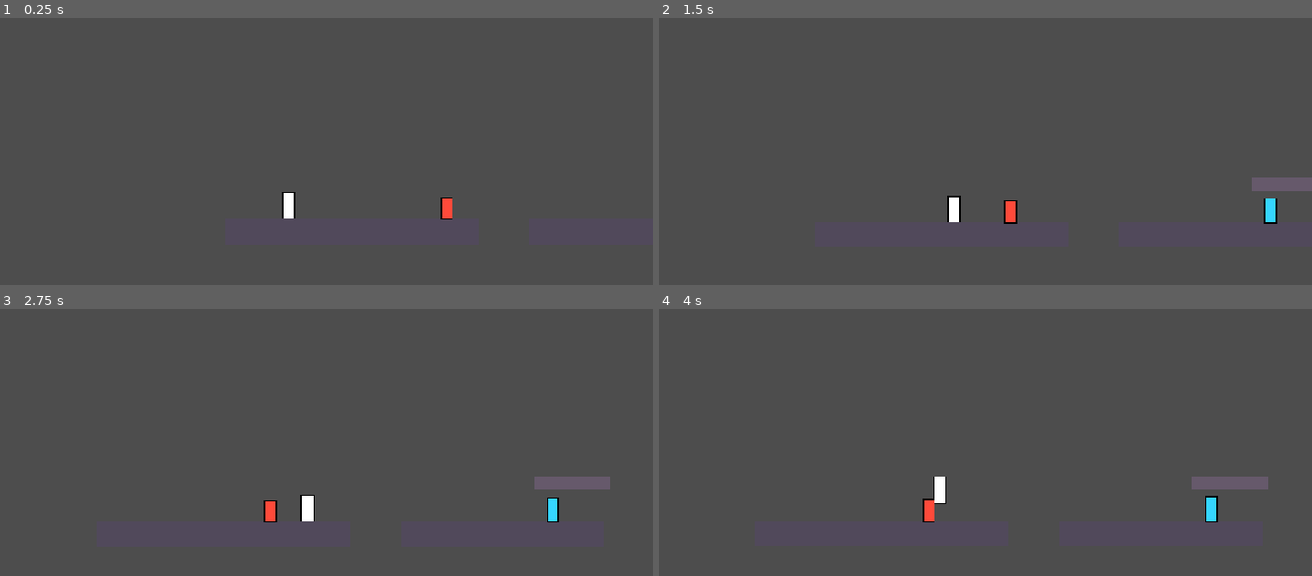
Above: before the commit, frames 1-4 (two rows, left to right).
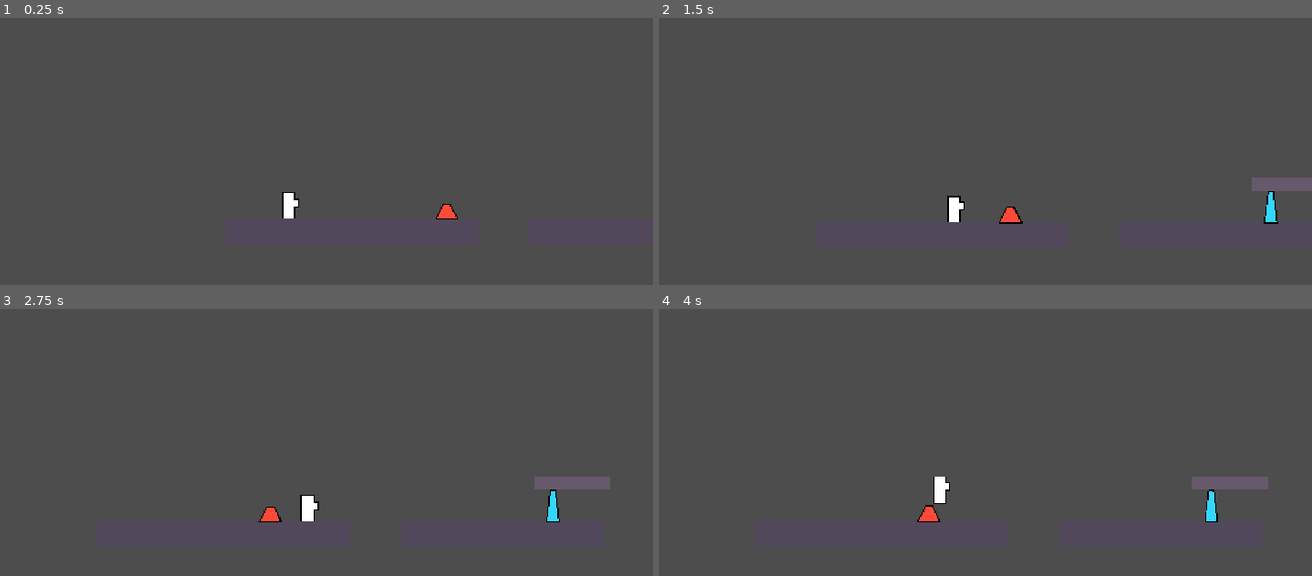
Above: after the commit, the same moments.

Repository: Babacooll/the-lost-choir
Game: Godot game, scene res://scenes/test_room.tscn
Two runs of this game, one before a commit and one after it. Both use one fixed random seed, a clock stepped at 60 frames per second and the inputs below. This scene is started directly instead of the project's main scene. Sound files missing from this copy of the repository are replaced by a short silence.
Inputs (mouse positions are in pixels of both pictures, inside the frame that each line leads up to):
- Up to frame 1 (0.25 s): no input
- Up to frame 2 (1.5 s): tap Enter at 0.5 s; move the mouse to (1109, 196) at 0.52 s; hold D (move_right) 0.53-1.25 s; hold Space (jump) 0.53-1.25 s; click (1109, 196) at 0.67 s; drag from (802, 239) to (outside the picture) at 1.27 s
- Up to frame 3 (2.75 s): move the mouse to (359, 418) at 2.02 s; hold D (move_right) from 2.03 s (still down); hold Space (jump) from 2.03 s (still down); tap J (strike) at 2.1 s
- Up to frame 4 (4 s): release D (move_right) at 2.75 s; release Space (jump) at 2.75 s; drag from (outside the picture) to (730, 447) at 2.77 s; move the mouse to (1168, 570) at 3.52 s; hold A (move_left) from 3.53 s (still down); hold Shift from 3.53 s (still down); tap Space (jump) at 3.77, 3.8 s

The runs differ from the first frame. In frame 1, 0.1% of the frame differs, in the area x 44-71%, y 67-76%; in frame 2, 0.2%, in the area x 45-95%, y 64-78%; in frame 3, 0.2%; in frame 4, 0.2%.

Commit message:
MICH-613: implement the silhouette contract (criteria 6-8)
Swaps the six visual polygons (player, both husks, verse-bearer,
bell-frame, membrane) for docs/art/placeholder-legibility.md section 4b's
vertex lists -- crude angular primitives satisfying S0-S4, verified
against S5's contact sheet. No CollisionShape2D touched; every polygon
here is visual-only per the frozen-collision constraint.

Replaces PlaceholderLegibility._expand()'s per-axis centroid offset (only
correct for axis-aligned rectangles) with a closed Line2D of width
2*CONTOUR_WIDTH centred on the silhouette outline, sharp joints, no
antialiasing. This produces a correct 2px contour on concave vertices
(the player's yoke armpit, the bearer's rib gap, every bell-frame comb
step) where the old vertex-offset math offset in the wrong direction.

Merges c910877 (the silhouette contract) from the art-direction branch.

Co-authored-by: multica-agent <github@multica.ai>

Diff:
--- a/scenes/encounters/verse_bearer.tscn
+++ b/scenes/encounters/verse_bearer.tscn
@@ -11,7 +11,7 @@
 is_brass = true
 legibility_role = "verse_bearer"
 color = Color(0.4, 0.4, 0.45, 1)
-polygon = PackedVector2Array(-10, -36, 10, -36, 10, 0, -10, 0)
+polygon = PackedVector2Array(-20, 0, -20, -18, -16, -18, -8, -38, 8, -38, 16, -18, 20, -18, 20, 0, 15, 0, 15, -18, -15, -18, -15, 0)
 
 [node name="NarrativeLayer" type="CanvasLayer" parent="."]
 layer = 5
--- a/scenes/enemies/keening_husk.tscn
+++ b/scenes/enemies/keening_husk.tscn
@@ -17,5 +17,5 @@
 [node name="Visual" type="Polygon2D" parent="."]
 script = ExtResource("2_legibility")
 color = Color(0.42, 0.3, 0.5, 1)
-polygon = PackedVector2Array(-8, -36, 8, -36, 8, 0, -8, 0)
+polygon = PackedVector2Array(-9, 0, -3, -48, 3, -48, 9, 0)
 role = "keening_husk"
--- a/scenes/enemies/reed_husk.tscn
+++ b/scenes/enemies/reed_husk.tscn
@@ -17,5 +17,5 @@
 [node name="Visual" type="Polygon2D" parent="."]
 script = ExtResource("2_legibility")
 color = Color(0.55, 0.32, 0.24, 1)
-polygon = PackedVector2Array(-8, -32, 8, -32, 8, 0, -8, 0)
+polygon = PackedVector2Array(-16, 0, -5, -22, 5, -22, 16, 0)
 role = "reed_husk"
--- a/scenes/player.tscn
+++ b/scenes/player.tscn
@@ -20,7 +20,7 @@
 [node name="Visual" type="Polygon2D" parent="."]
 script = ExtResource("4_legibility")
 color = Color(0.85, 0.78, 0.55, 1)
-polygon = PackedVector2Array(-9, -40, 9, -40, 9, 0, -9, 0)
+polygon = PackedVector2Array(-9, 0, -9, -40, 9, -40, 9, -30, 15, -30, 15, -20, 9, -20, 9, 0)
 role = "player"
 
 [node name="Camera2D" type="Camera2D" parent="."]
--- a/scenes/world/bell_frame.tscn
+++ b/scenes/world/bell_frame.tscn
@@ -17,4 +17,4 @@
 is_brass = true
 legibility_role = "bell_frame"
 color = Color(0.62, 0.55, 0.3, 1)
-polygon = PackedVector2Array(-24, -6, 24, -6, 24, 6, -24, 6)
+polygon = PackedVector2Array(-24, -6, 24, -6, 24, -2, 20, -2, 20, 2, 12, 2, 12, -2, 4, -2, 4, 5, -4, 5, -4, -2, -12, -2, -12, 8, -20, 8, -20, -2, -24, -2)
--- a/scenes/world/membrane.tscn
+++ b/scenes/world/membrane.tscn
@@ -18,4 +18,4 @@
 script = ExtResource("2_warmth_visual")
 legibility_role = "membrane"
 color = Color(0.5, 0.3, 0.45, 0.85)
-polygon = PackedVector2Array(-32, -4, 32, -4, 32, 4, -32, 4)
+polygon = PackedVector2Array(-32, -4, 32, -4, 32, 0, -10, 6, -32, 0)
--- a/scripts/art/placeholder_legibility.gd
+++ b/scripts/art/placeholder_legibility.gd
@@ -41,39 +41,34 @@
 
 ## Applies the layer to one fill polygon: opaque flat fill, cold-derive
 ## dropped (caller is responsible for not assigning a ShaderMaterial after
-## this call), and a 2px contour child drawn behind the fill so only its
-## outer edge shows as a hard outline.
+## this call), and a 2px contour drawn behind the fill so only its outer
+## edge shows as a hard outline — on any polygon, convex or concave (doc
+## §4b "the contour mechanism has to change").
 func apply(polygon: Polygon2D, role: String) -> void:
 	if not enabled or not ROLES.has(role):
 		return
 	polygon.material = null
 	polygon.color = fill_color(role)
 
-	var contour := Polygon2D.new()
+	# A closed Line2D of width 2*CONTOUR_WIDTH centred exactly on the
+	# silhouette outline: half the stroke falls outside the fill, the fill
+	# covers the inner half, so the visible contour is 2px on any polygon
+	# with no offset maths to get wrong. The previous approach (offsetting
+	# each vertex away from the centroid, per axis) was only correct for
+	# axis-aligned rectangles — thinner than 2px on a sloped edge and
+	# offsetting in the wrong direction entirely at a concave vertex, which
+	# every silhouette in §4b has.
+	var contour := Line2D.new()
 	contour.name = "PlaceholderContour"
-	contour.polygon = _expand(polygon.polygon, CONTOUR_WIDTH)
-	contour.color = contour_color(role)
-	# Behind the fill by tree order, not by sinking to a lower z (doc §3 rule
-	# 6) — a lower z falls below the terrain solids at z 0 and gets painted
-	# over wherever the element overlaps terrain, which is exactly where the
-	# contour is the only value clearing the floor.
+	contour.points = polygon.polygon
+	contour.closed = true
+	contour.width = CONTOUR_WIDTH * 2.0
+	contour.default_color = contour_color(role)
+	contour.joint_mode = Line2D.LINE_JOINT_SHARP
+	contour.antialiased = false
+	# Behind the fill by tree order, not by sinking to a lower z (doc §3
+	# rule 6) — a lower z falls below the terrain solids at z 0 and gets
+	# painted over wherever the element overlaps terrain, which is exactly
+	# where the contour is the only value clearing the floor.
 	contour.show_behind_parent = true
 	polygon.add_child(contour)
-
-
-## Every element this layer covers is an axis-aligned rectangle (doc §7
-## scope list), so growing each vertex away from the centroid independently
-## per axis is a correct outward offset, not just an approximation — it is
-## not a general polygon-offset for arbitrary shapes.
-func _expand(points: PackedVector2Array, width: float) -> PackedVector2Array:
-	var centroid := Vector2.ZERO
-	for p in points:
-		centroid += p
-	centroid /= points.size()
-
-	var out := PackedVector2Array()
-	for p in points:
-		var dx := signf(p.x - centroid.x)
-		var dy := signf(p.y - centroid.y)
-		out.append(p + Vector2(dx, dy) * width)
-	return out
